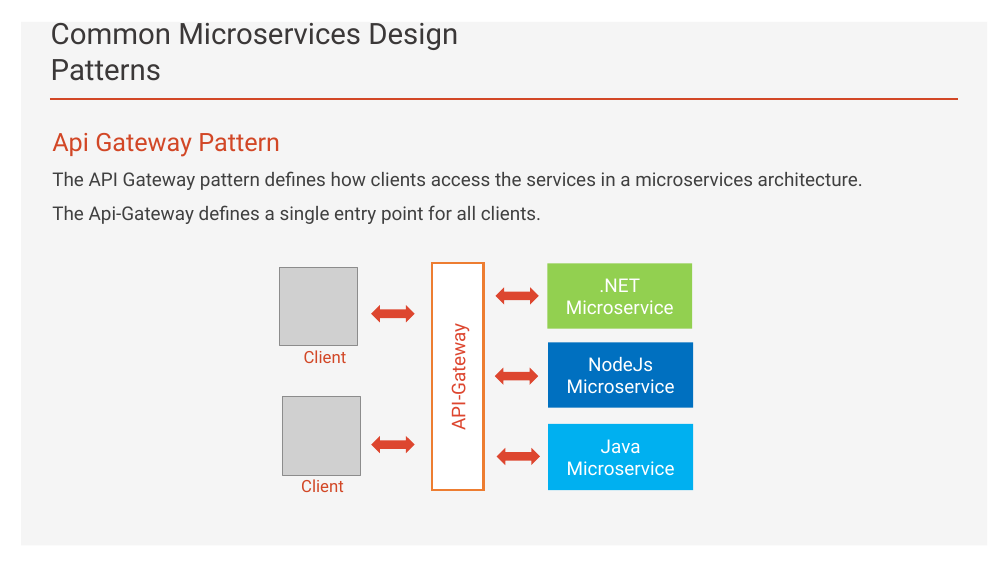
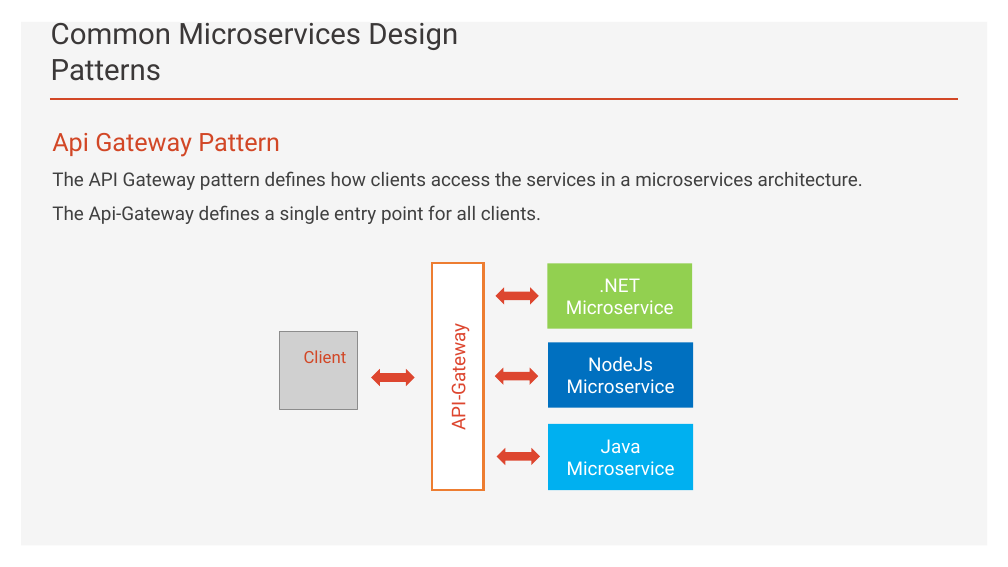
Before and after one commit to brianperera/EasyMaintain, a slide deck: slide 10 of Documents/MicroServices.pptx (slide 9 before the commit). Drawn at 1008x567 pixels with LibreOffice and Linux fonts; fonts in the diff are those of the drawing; grey boxes stand for pictures. Boxes give left, top, right and bottom in pixels: in the first picture for what was removed or moved away, otherwise in the second. Text is boxed around its words. In the diff, an @@ line names an element or a change of style, - is before the commit and + after.

```diff
--- a/Documents/MicroServices.pptx
+++ b/Documents/MicroServices.pptx
@@ picture moved from (x1=280, y1=268, x2=358, y2=346) to (x1=280, y1=331, x2=358, y2=409) @@
@@ left right arrow moved from (x1=371, y1=306, x2=414, y2=323) to (x1=371, y1=369, x2=414, y2=386) @@
@@ picture removed at (x1=283, y1=397, x2=361, y2=475) @@
@@ left right arrow removed at (x1=371, y1=436, x2=414, y2=454) @@
@@ text removed at (x1=301, y1=479, x2=344, y2=492) @@
-Client
```
Also in this commit, not shown: 4 other slides changed, 1 slide added.
